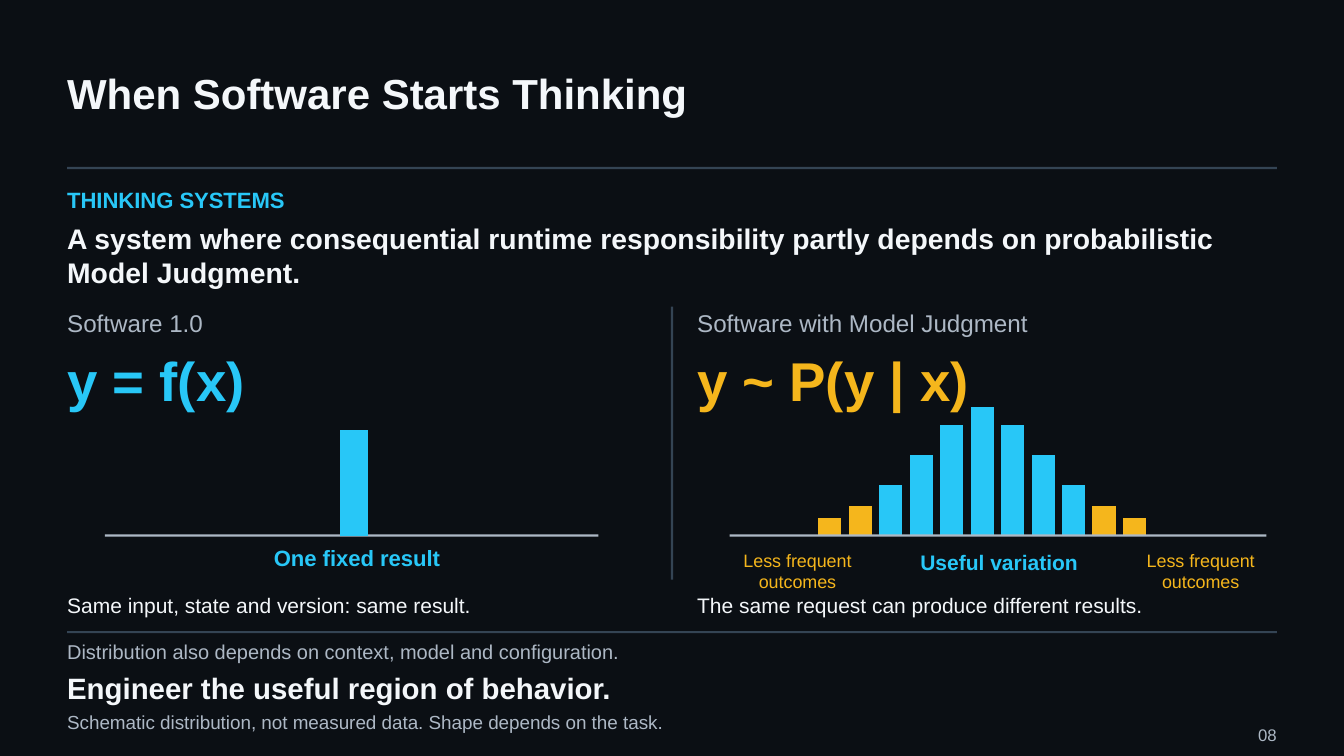
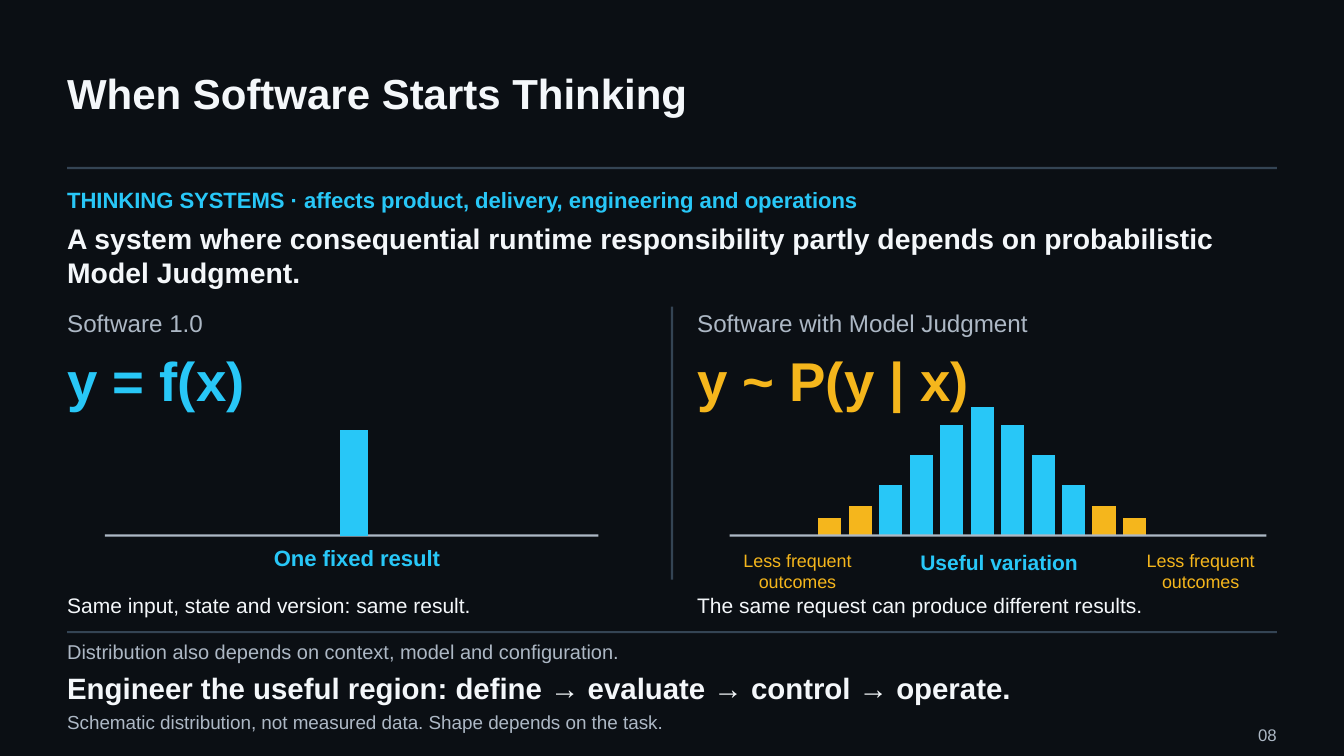
Before and after one commit to UncertaintyArchitectureGroup/uncertainty-architecture, a slide deck: slide 8 of assets/presentations/pmday-2026/ai-changes-both-sides.pptx. Drawn at 1344x756 pixels with LibreOffice and Linux fonts; fonts in the diff are those of the drawing. Boxes give left, top, right and bottom in pixels: in the first picture for what was removed or moved away, otherwise in the second. Text is boxed around its words. In the diff, an @@ line names an element or a change of style, - is before the commit and + after.

```diff
--- a/assets/presentations/pmday-2026/ai-changes-both-sides.pptx
+++ b/assets/presentations/pmday-2026/ai-changes-both-sides.pptx
@@ text at (67,192,858,213): text changed @@
-THINKING SYSTEMS
+THINKING SYSTEMS · affects product, delivery, engineering and operations
@@ text at (67,677,1010,705): text changed @@
-Engineer the useful region of behavior.
+Engineer the useful region: define → evaluate → control → operate.
```
Also in this commit, not shown: 6 other slides changed, 8 other files.
